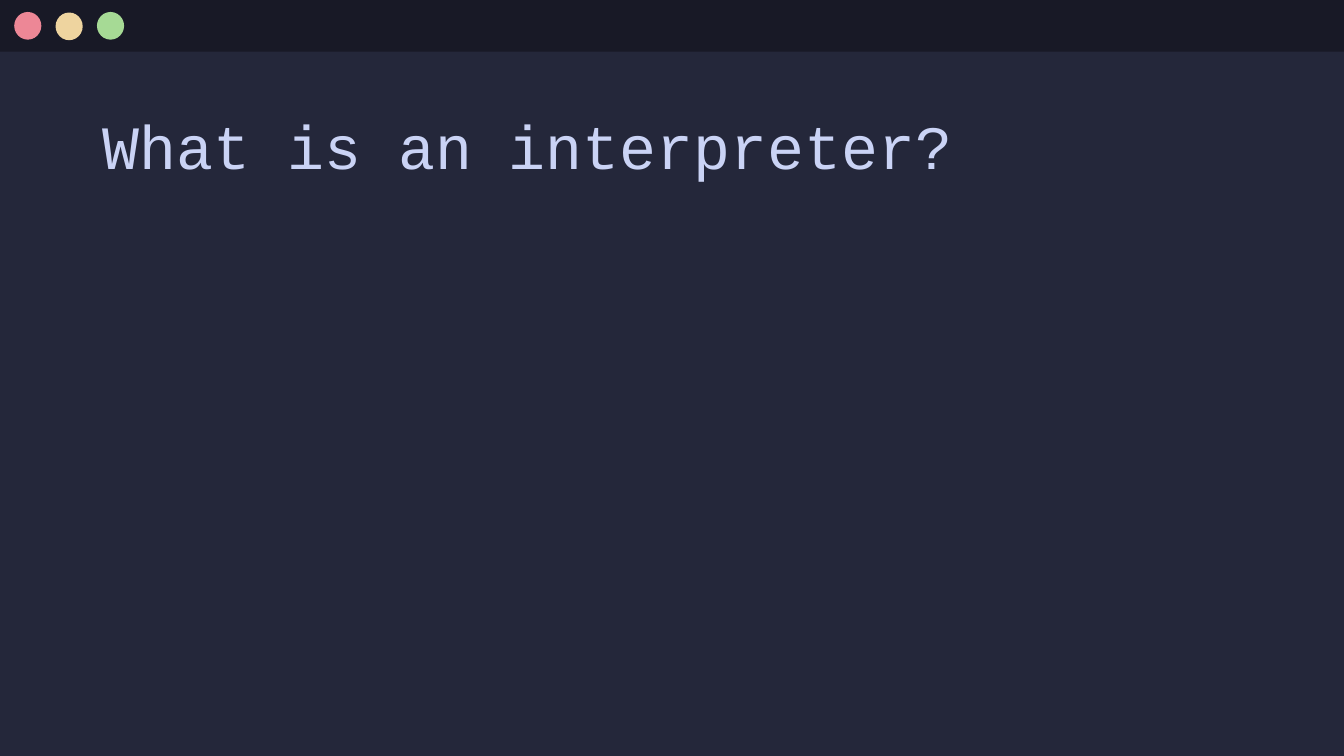
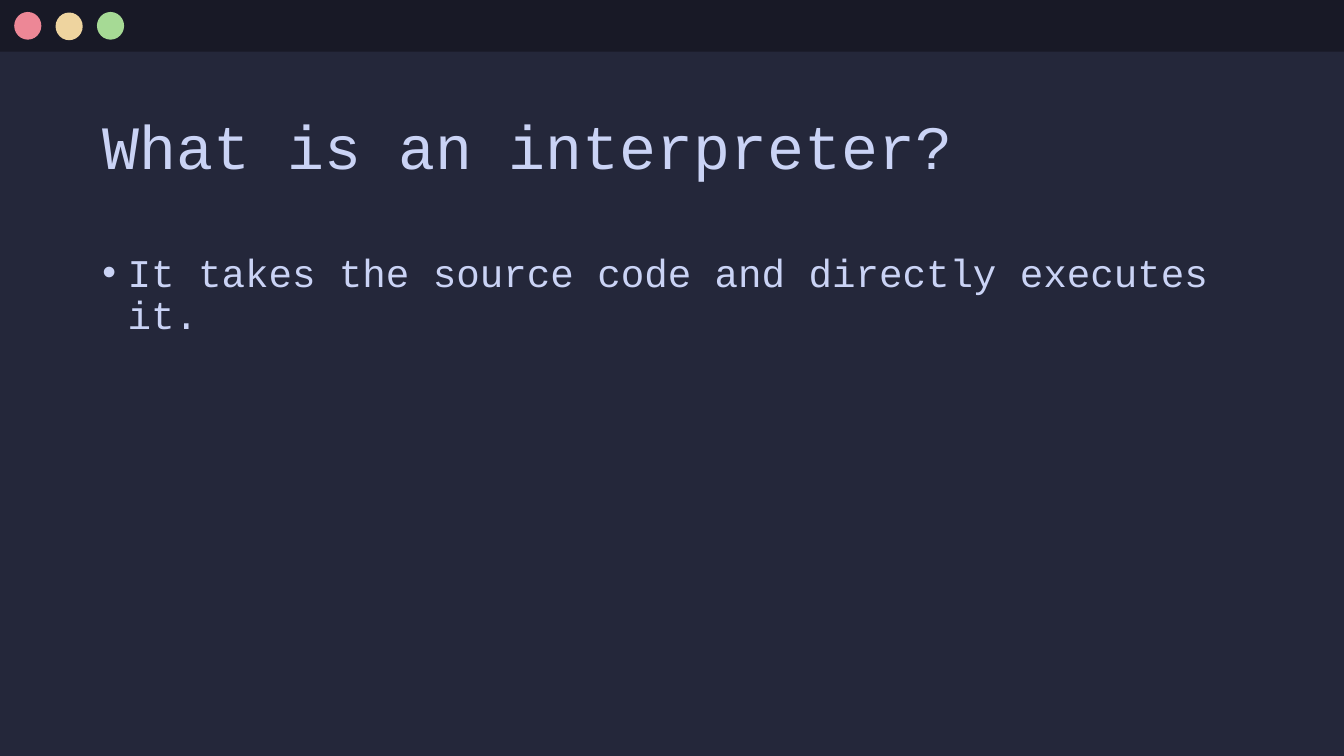
Before and after one commit to Jx-ls/custom-compiler, a slide deck: slide 8 of Compilers.pptx. Drawn at 1344x756 pixels with LibreOffice and Linux fonts; fonts in the diff are those of the drawing. Boxes give left, top, right and bottom in pixels: in the first picture for what was removed or moved away, otherwise in the second. Text is boxed around its words. In the diff, an @@ line names an element or a change of style, - is before the commit and + after.

```diff
--- a/Compilers.pptx
+++ b/Compilers.pptx
@@ text added at (128, 259, 1208, 330), 28 pt, text #CAD3F5 @@
+• It takes the source code and directly executes it.
```
Also in this commit, not shown: 1 other slide changed, 1 slide added, 2 slides removed.
